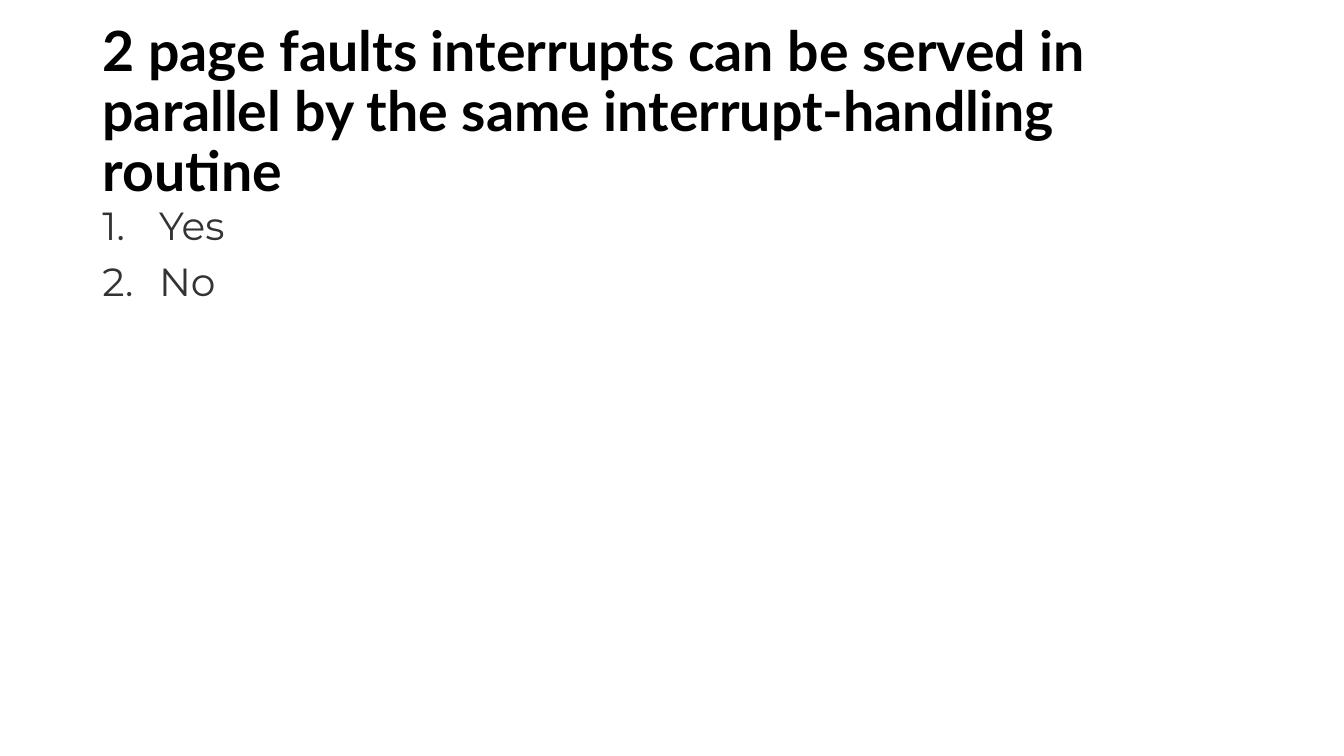
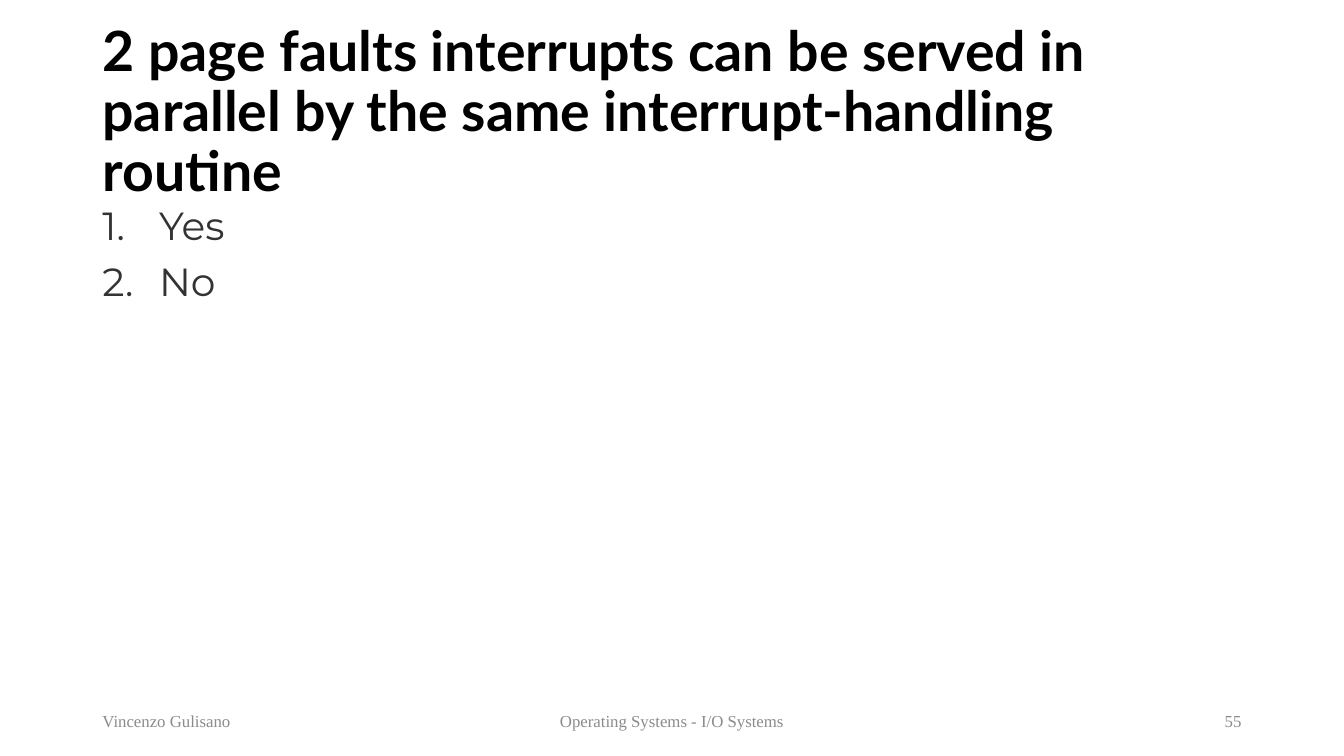
Before and after one commit to vincenzo-gulisano/os_material, a slide deck: slide 55 of slides/IO_systems.pptx (slide 32 before the commit). Drawn at 1344x756 pixels with LibreOffice and Linux fonts; fonts in the diff are those of the drawing. Boxes give left, top, right and bottom in pixels: in the first picture for what was removed or moved away, otherwise in the second. Text is boxed around its words. In the diff, an @@ line names an element or a change of style, - is before the commit and + after.

Commit message:
changed logo, moved exercises, updated overview for lecture on I/O systems

```diff
--- a/slides/IO_systems.pptx
+++ b/slides/IO_systems.pptx
@@ text added at [102,715,231,727], 12 pt, text #8C8C8C @@
+Vincenzo Gulisano
@@ text added at [560,716,784,731], 12 pt, text #8C8C8C @@
+Operating Systems - I/O Systems
@@ page number added at [1225,716,1242,727], 12 pt, text #8C8C8C @@
+55
```
Also in this commit, not shown: 57 other slides changed, 2 other files.
